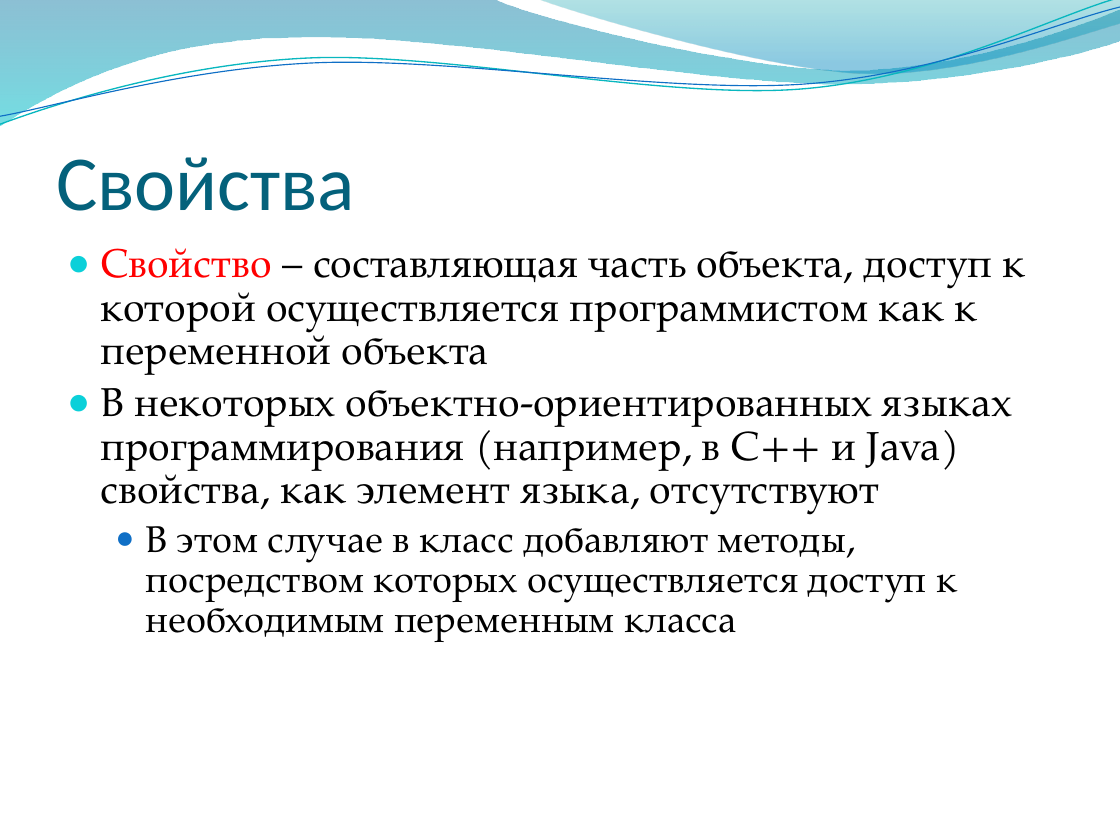
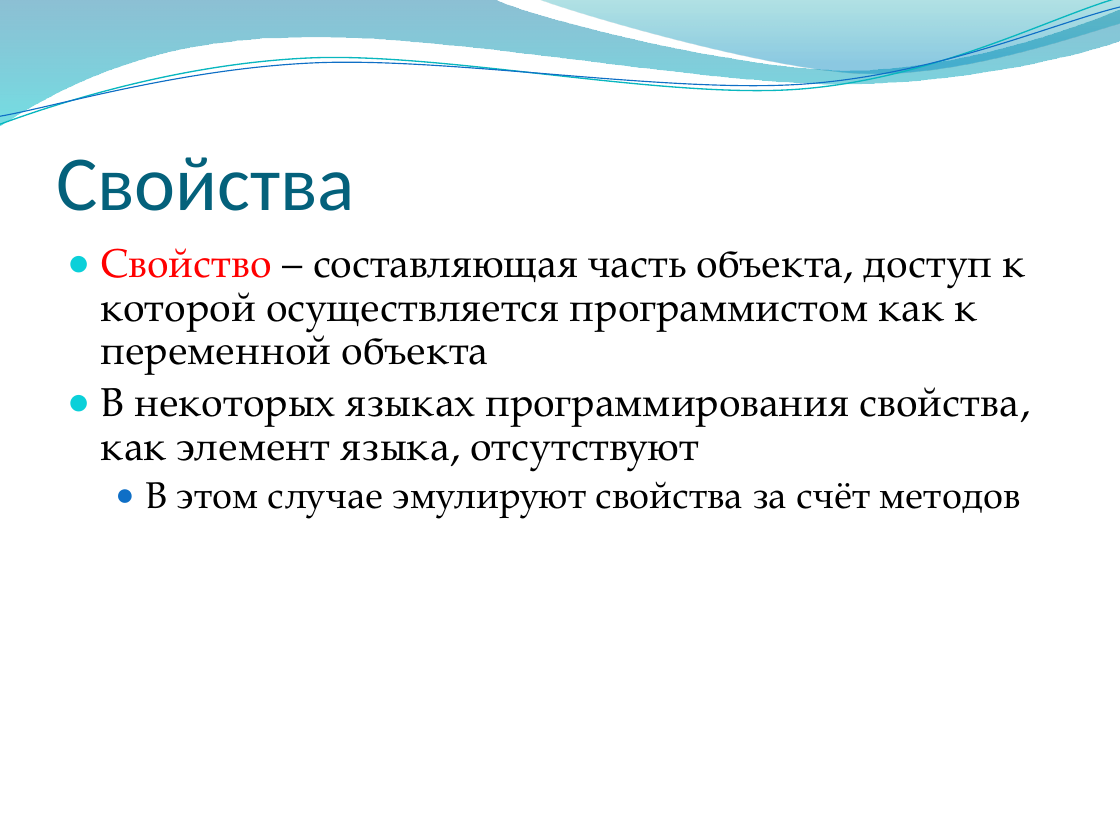
Before and after one commit to alexey-malov/oop, a slide deck: slide 11 of lectures/02/Основы ООП.pptx. Drawn at 1120x840 pixels with LibreOffice and Linux fonts; fonts in the diff are those of the drawing; background and template pictures are left out. Boxes give left, top, right and bottom in pixels: in the first picture for what was removed or moved away, otherwise in the second. Text is boxed around its words. In the diff, an @@ line names an element or a change of style, - is before the commit and + after.

```diff
--- a/lectures/02/Основы ООП.pptx
+++ b/lectures/02/Основы ООП.pptx
@@ text at (101, 387, 1021, 518): text changed @@
-● В некоторых объектно-ориентированных языках программирования (например, в C++ и Java) свойства, как элемент языка, отсутствуют
-  ● В этом случае в класс добавляют методы, посредством которых осуществляется доступ к необходимым переменным класса
+● В некоторых языках программирования свойства, как элемент языка, отсутствуют
+  ● В этом случае эмулируют свойства за счёт методов
```
Also in this commit, not shown: 8 other slides changed, 1 slide added, 1 other file.
